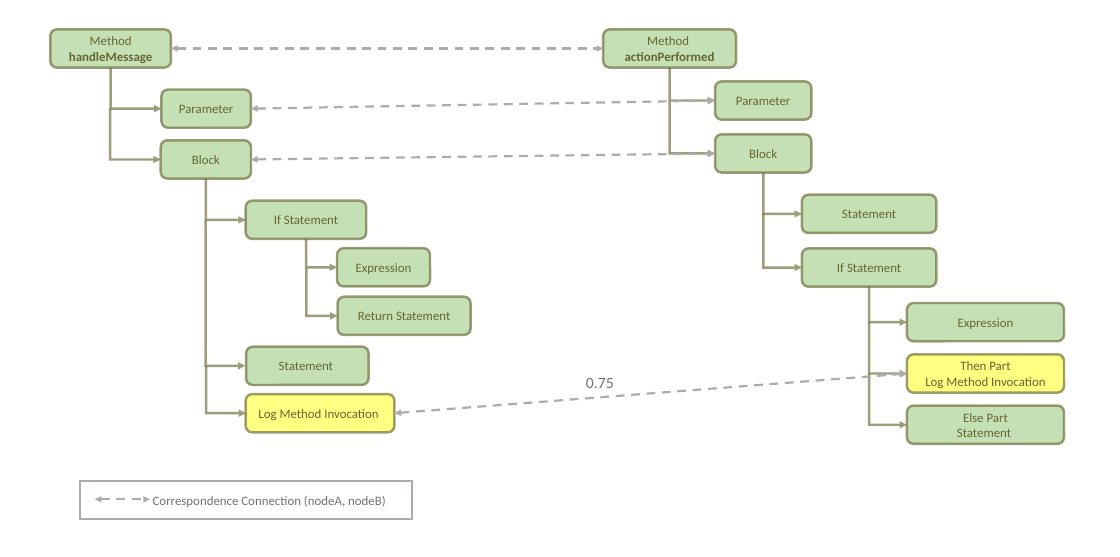
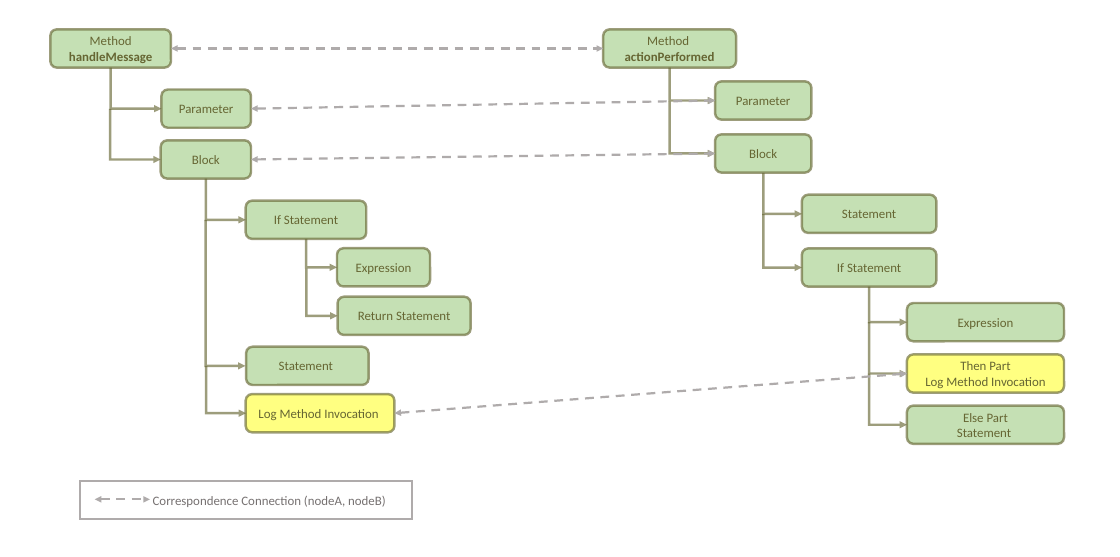
Before and after one commit to nargesZirak/Narges-Thesis, a slide deck: slide 1 of NewThesis/LaTex-template-package/LaTex-template-package/Drawing4/FinalCorr.pptx. Drawn at 1120x557 pixels with LibreOffice and Linux fonts; fonts in the diff are those of the drawing. Boxes give left, top, right and bottom in pixels: in the first picture for what was removed or moved away, otherwise in the second. Text is boxed around its words. In the diff, an @@ line names an element or a change of style, - is before the commit and + after.

```diff
--- a/NewThesis/LaTex-template-package/LaTex-template-package/Drawing4/FinalCorr.pptx
+++ b/NewThesis/LaTex-template-package/LaTex-template-package/Drawing4/FinalCorr.pptx
@@ text removed at (586,378,614,388) @@
-0.75
```
Also in this commit, not shown: 40 other files.
